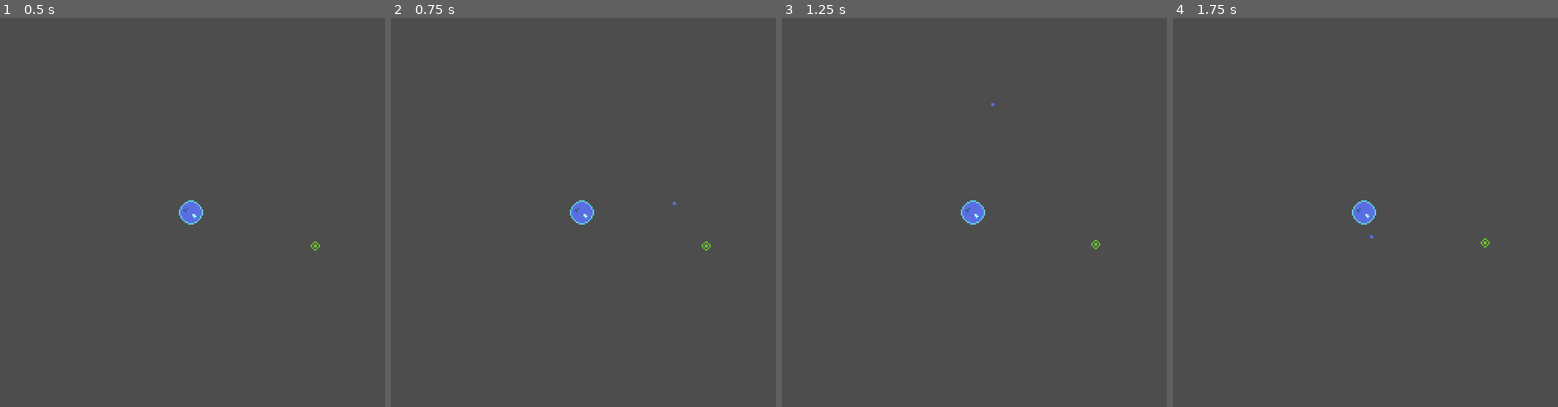
Above: before the commit, frames 1-4 (left to right).
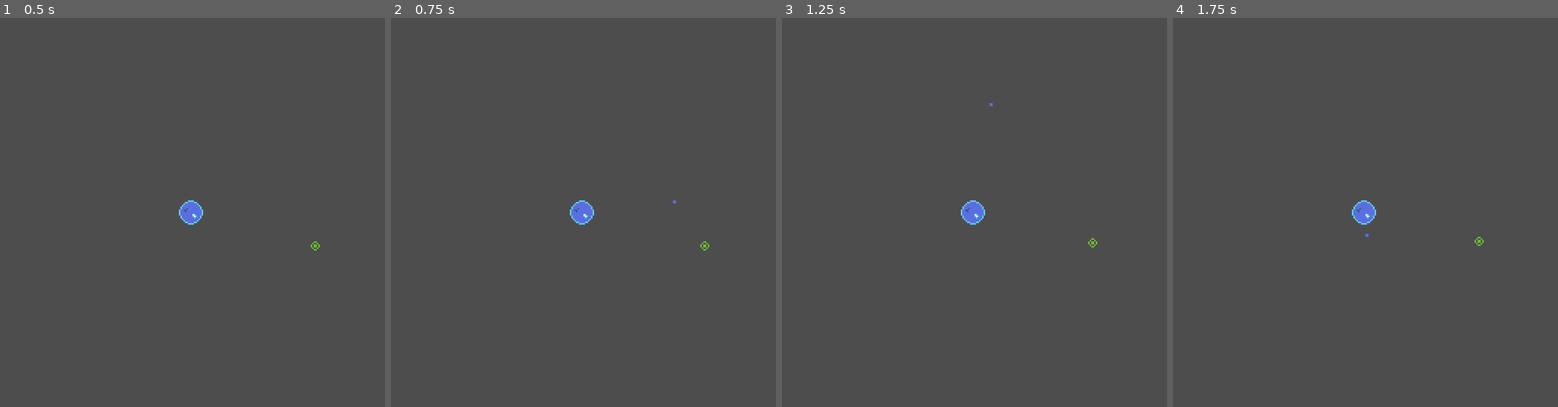
Above: after the commit, the same moments.

Repository: WinterAtne/Space-Pirate-Survival
Game: Godot game, scene res://scenes/main.tscn
Two runs of this game, one before a commit and one after it. Both use one fixed random seed, a clock stepped at 60 frames per second and the inputs below.
Inputs (mouse positions are in pixels of both pictures, inside the frame that each line leads up to):
- Up to frame 1 (0.5 s): no input
- Up to frame 2 (0.75 s): tap Enter at 0.5 s; move the mouse to (668, 193) at 0.52 s; hold Space (accelerate) from 0.53 s (still down); click (668, 193) at 0.6 s
- Up to frame 3 (1.25 s): keep holding Space (accelerate)
- Up to frame 4 (1.75 s): move the mouse to (1284, 231) at 1.27 s; release Space (accelerate) at 1.28 s; click (1284, 231) at 1.35 s

Frame 1 is identical in both runs. In frame 2, less than 0.1% of the frame differs, in the area x 73-84%, y 46-60%; in frame 3, less than 0.1%; in frame 4, less than 0.1%, in the area x 50-83%, y 55-59%.

Commit message:
Modified some parameters

Diff:
--- a/autoloads/gravity.gd
+++ b/autoloads/gravity.gd
@@ -1,6 +1,6 @@
 extends Node
 
-const gravity : float = 10.0
+const gravity : float = 125.0
 var gravity_objects : Array[RigidBody2D] = []
 
 func add_gravity_object(rb : RigidBody2D) -> void:
--- a/scenes/spawner.gd
+++ b/scenes/spawner.gd
@@ -2,11 +2,14 @@
 
 @export var ship : PackedScene
 
-var speed : Vector2 = Vector2(1500, 6000)
+var speed : Vector2 = Vector2(5000, 6000)
 
 @onready var play_area : Vector2 = (get_viewport().get_visible_rect().size / 2)
 var spawn_distance : float
 @export var spawn_distance_offset : float = 50
+
+@export var min_wait_time : float = 1.2
+@export var wait_time_step : float = 0.1
 
 func _ready():
 	var min_distance = (play_area.x if play_area.x > play_area.y else play_area.y)
@@ -27,3 +30,6 @@
 	var this_speed : float = randf_range(speed.x, speed.y)
 
 	instanced_ship.apply_central_force(instanced_ship.position.direction_to(target) * this_speed)
+
+	if $Timer.wait_time > min_wait_time:
+		$Timer.wait_time -= wait_time_step
